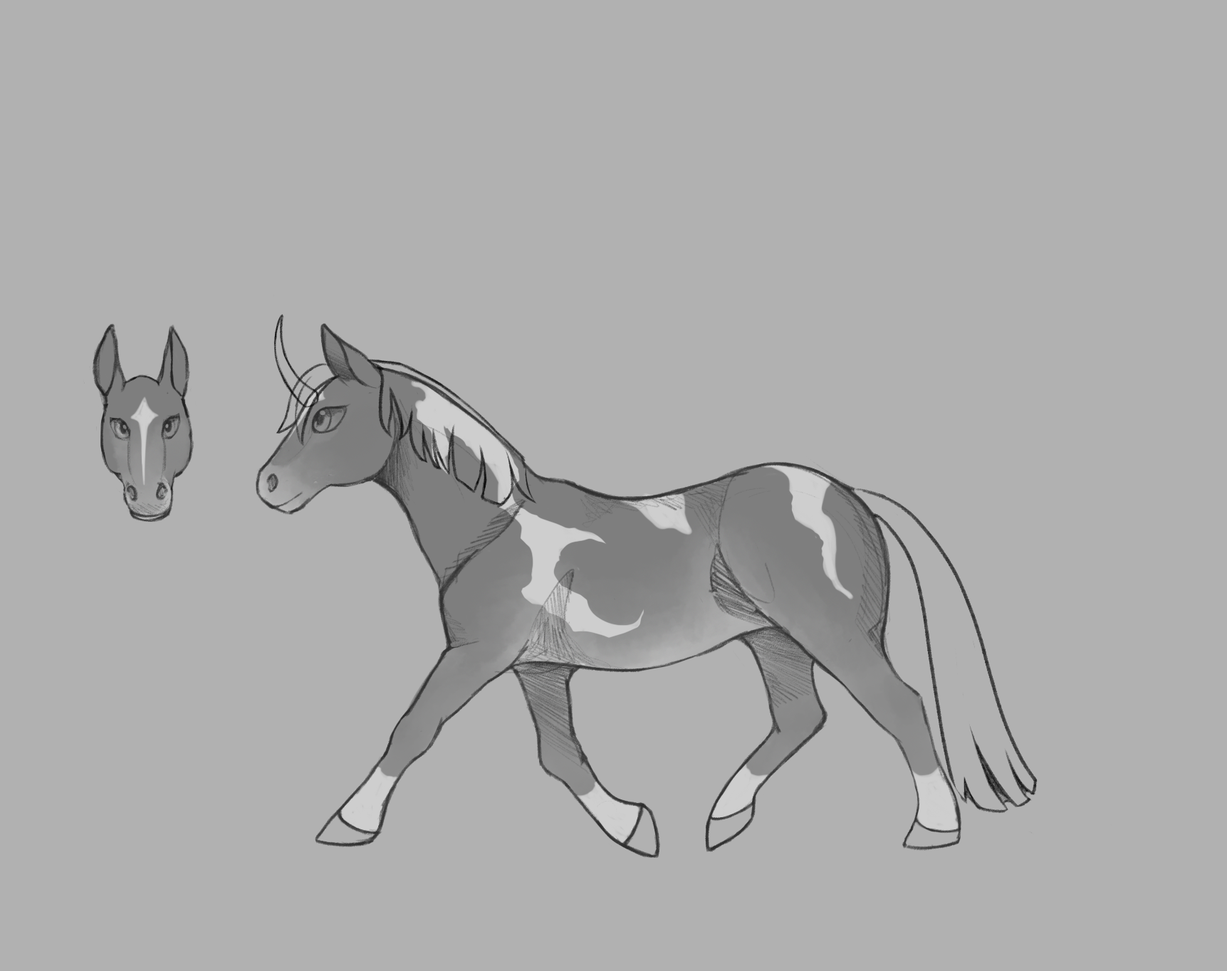
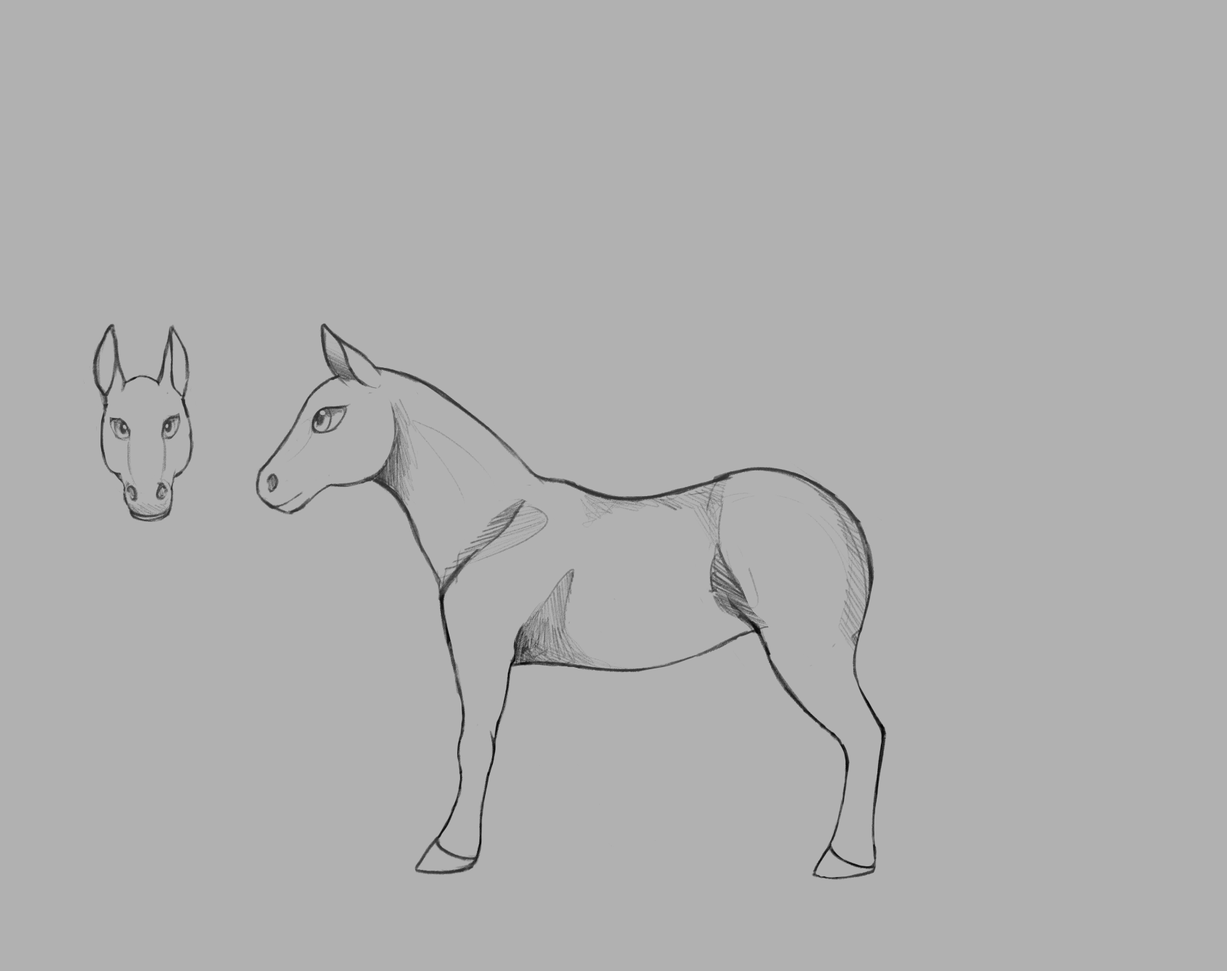
Layers edited between the first and the second 1227 x 971 image:
hid group "Wings" (3 layers) over [513,446,774,532]
hid group "Forelock" (5 layers) over [264,348,366,478]
hid group "Mane" (5 layers) over [347,346,871,678]
hid group "tail" (5 layers) over [786,462,1038,881]
hid group "horns" (4 layers) over [269,294,401,460]
added layer "PoneyBase_BaseStraightLegs" in group "BasesBody" over [257,323,894,881]
hid "PoneyBase_Base" over [257,323,962,859]
hid group "HeadPaterns" (5 layers) over [124,376,335,516]
hid group "LegsPaterns" (4 layers) over [338,622,962,846]
hid group "BodyPaterns" (4 layers) over [96,323,962,834]
hid group "ColorRepartition" (4 layers) over [96,323,962,846]
